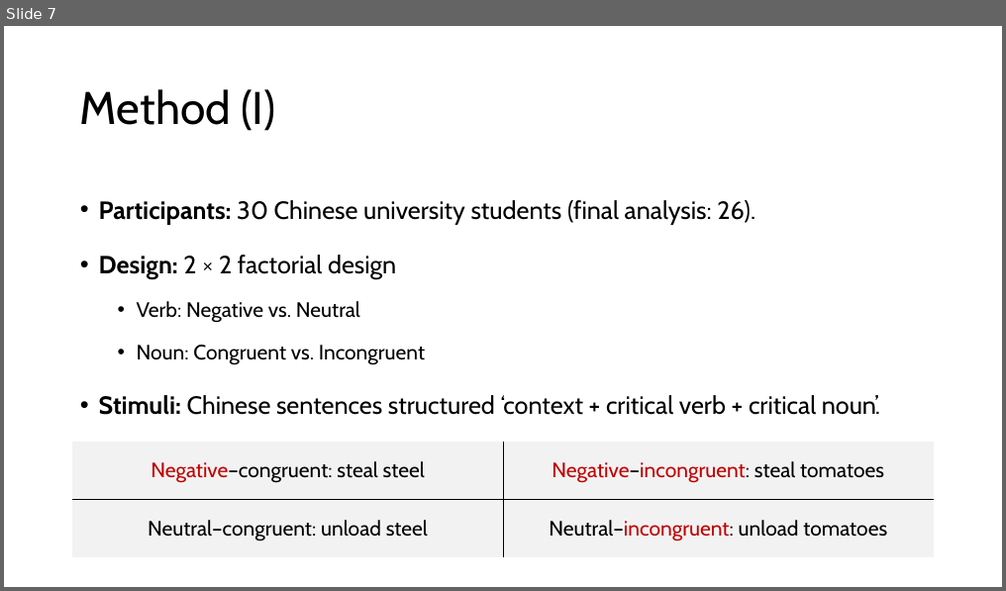
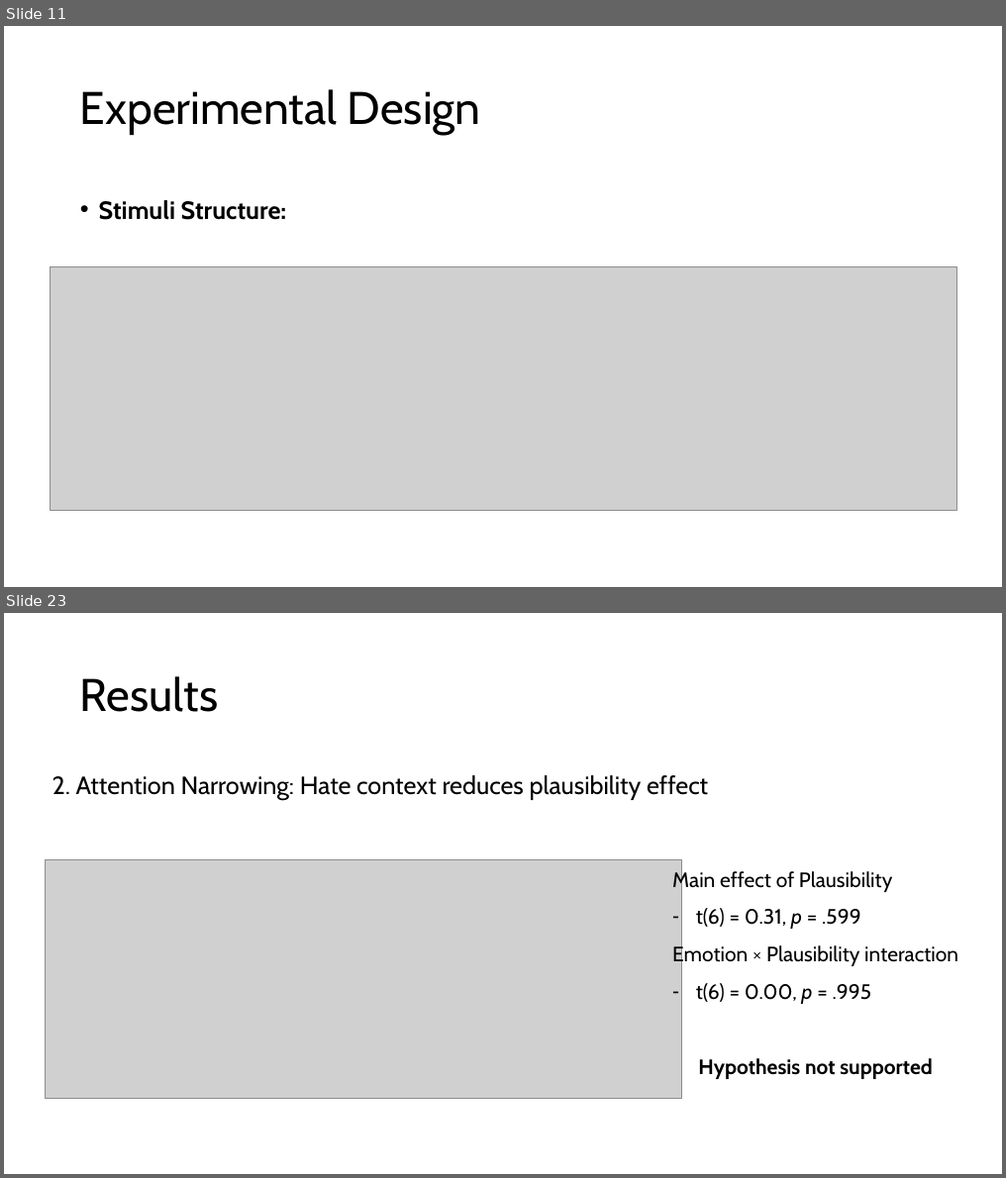
Before and after one commit to haba6030/Linguistics_Experiment, a slide deck: JinilKim_TermProject.pptx. Shown one above the other, each under a label of ours: slide 7 before the commit, slides 11 and 23 after it; the slides between them are not shown. The pictures are 1006x591 and 1006x1178 pixels, drawn with LibreOffice and Linux fonts; fonts in the diff are those of the drawing; grey boxes stand for pictures. Boxes give left, top, right and bottom in pixels: in the first picture for what was removed or moved away, otherwise in the second. Text is boxed around its words. In the diff, an @@ line names an element or a change of style, - is before the commit and + after.

Commit message:
Pilot analysis

```diff
--- a/JinilKim_TermProject.pptx
+++ b/JinilKim_TermProject.pptx
@@ slide 23 added at (x1=4, y1=613, x2=1002, y2=1174), background #FFFFFF @@
@@ title added at (x1=80, y1=676, x2=218, y2=712), 44 pt, text #000000 @@
+Results
@@ text added at (x1=53, y1=775, x2=708, y2=801), 24 pt, text #000000 @@
+2. Attention Narrowing: Hate context reduces plausibility effect
@@ picture added at (x1=45, y1=861, x2=681, y2=1098) @@
@@ text added at (x1=672, y1=869, x2=958, y2=1079), 20 pt, text #000000 @@
+Main effect of Plausibility
+– t(6) = 0.31, p = .599
+Emotion × Plausibility interaction
+– t(6) = 0.00, p = .995
+Hypothesis not supported
@@ what was slide 7 is now slide 11 @@
@@ slide 11 changed as well @@
@@ title at (x1=80, y1=89, x2=481, y2=135): text changed @@
-Method (I)
+Experimental Design
@@ text at (x1=99, y1=200, x2=287, y2=220): text changed; bold on @@
-• Participants: 30 Chinese university students (final analysis: 26).
-• Design: 2 × 2 factorial design
-  • Verb: Negative vs. Neutral
-  • Noun: Congruent vs. Incongruent
-• Stimuli: Chinese sentences structured ‘context + critical verb + critical noun’.
+• Stimuli Structure:
@@ picture added at (x1=50, y1=267, x2=957, y2=510) @@
@@ table removed at (x1=73, y1=442, x2=934, y2=558), 2 rows, 2 columns @@
-Negative–congruent: steal steel | Negative–incongruent: steal tomatoes
-Neutral–congruent: unload steel | Neutral–incongruent: unload tomatoes
```
Also in this commit, not shown: 3 other slides changed, 28 other slides added, 10 slides removed, 23 other files.
